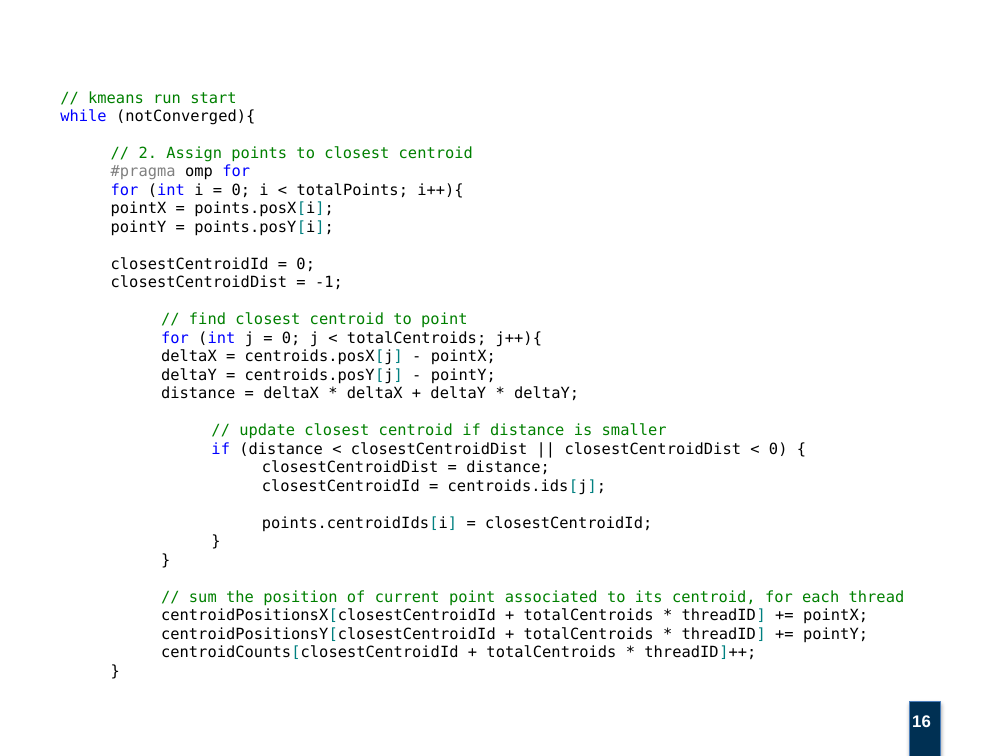
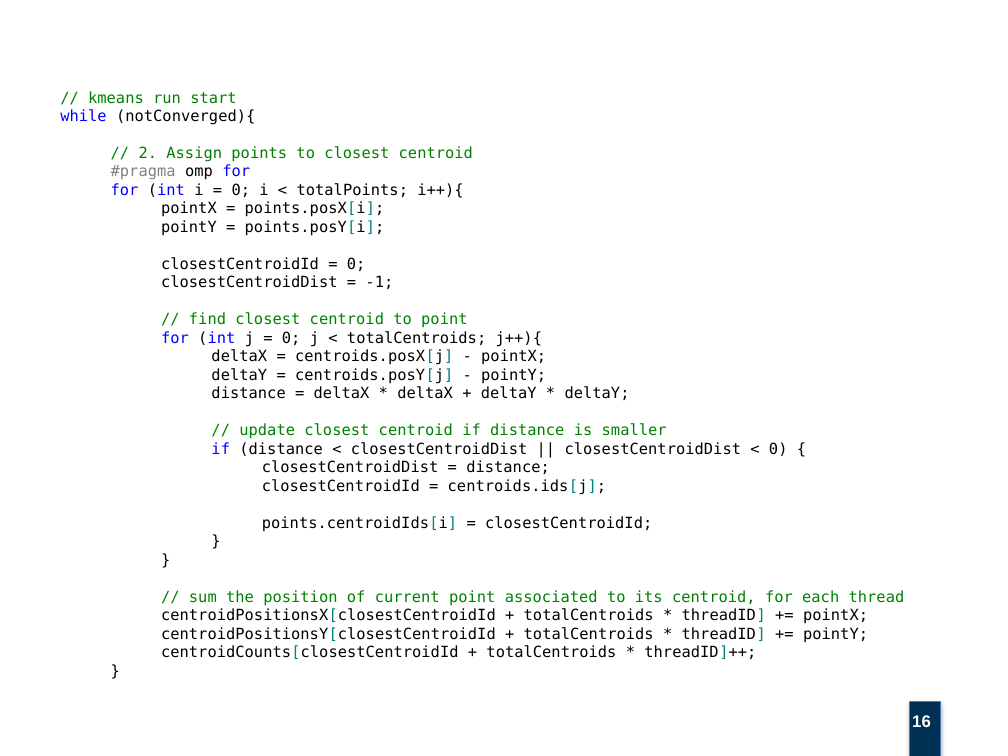
Before and after one commit to Pikerozzo/openmp-kmeans, a slide deck: slide 16 of docs/K-Means con OpenMP.pptx. Drawn at 1008x756 pixels with LibreOffice and Linux fonts; fonts in the diff are those of the drawing; background and template pictures are left out. Boxes give left, top, right and bottom in pixels: in the first picture for what was removed or moved away, otherwise in the second. Text is boxed around its words. In the diff, an @@ line names an element or a change of style, - is before the commit and + after.

```diff
--- a/docs/K-Means con OpenMP.pptx
+++ b/docs/K-Means con OpenMP.pptx
@@ text at box(161, 201, 630, 400): list level 3 to 4 in "pointX = points.posX[i];"; list level 3 to 4 in "pointY = points.posY[i];"; list level 3 to 4 in "closestCentroidId = 0;"; list level 3 to 4 in "closestCentroidDist = -1;"; list level 4 to 5 in "deltaX = centroids.posX[j] - pointX;"; list level 4 to 5 in "deltaY = centroids.posY[j] - pointY;"; list level 4 to 5 in "distance = deltaX * deltaX ..." @@
```
Also in this commit, not shown: 24 other slides changed.
